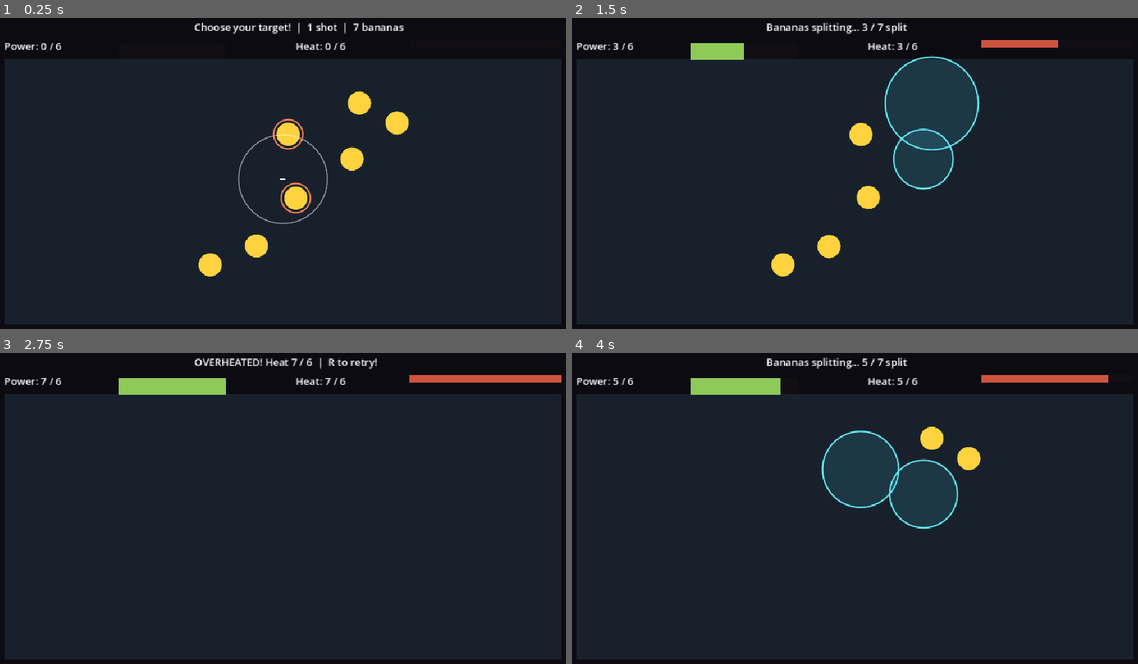
Above: before the commit, frames 1-4 (two rows, left to right).
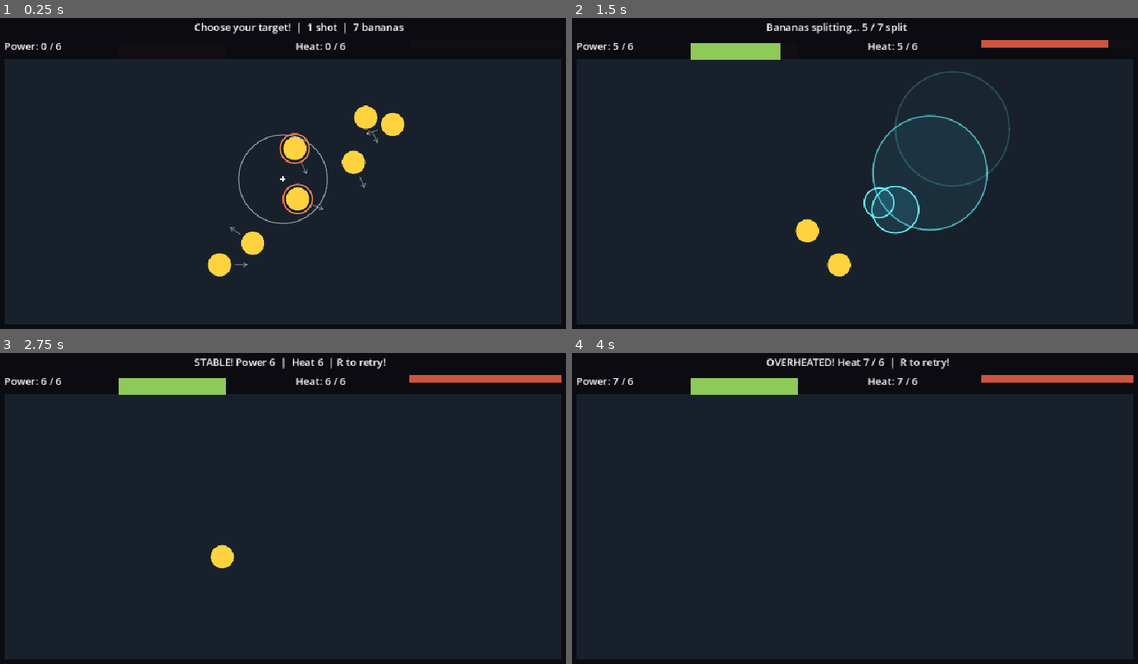
Above: after the commit, the same moments.

Repository: UnderstoodUseYourUsernameHere/banana-fission
Game: Godot game, scene res://scenes/main.tscn
Two runs of this game, one before a commit and one after it. Both use one fixed random seed, a clock stepped at 60 frames per second and the inputs below.
Inputs (mouse positions are in pixels of both pictures, inside the frame that each line leads up to):
- Up to frame 1 (0.25 s): no input
- Up to frame 2 (1.5 s): tap Enter at 0.5 s; move the mouse to (990, 161) at 0.52 s; press the mouse at (990, 161) at 0.53 s; hold Right 0.53-1.28 s; move the mouse to (730, 195) at 1.27 s; release the mouse at (730, 195) at 1.28 s; hold Down from 1.28 s (still down); tap Alt at 1.35 s
- Up to frame 3 (2.75 s): move the mouse to (345, 440) at 2.02 s; release Down at 2.03 s; hold Right from 2.03 s (still down); tap Shift at 2.1 s
- Up to frame 4 (4 s): tap R (restart) at 2.75 s; move the mouse to (826, 583) at 2.77 s; release Right at 2.78 s; hold Up 2.78-3.53 s; click (826, 583) at 2.85 s; move the mouse to (1036, 564) at 3.52 s; hold Left from 3.53 s (still down); tap Alt at 3.6 s

The runs differ from the first frame. In frame 1, 1.9% of the frame differs, in the area x 35-73%, y 23-84%; in frame 2, 5.4%; in frame 3, 0.9%; in frame 4, 6.2%, in the area x 7-100%, y 1-57%.

Commit message:
feat: show banana drift direction with arrows

Diff:
--- a/scripts/aim.gd
+++ b/scripts/aim.gd
@@ -18,7 +18,7 @@
 	ignition_radius = pulse_radius
 	active = true
 
-func _process(delta: float) -> void:
+func _process(_delta: float) -> void:
 	if active:
 		queue_redraw()
 
@@ -61,9 +61,17 @@
 		Color.WHITE
 	)
 
+	draw_line(
+		centre + Vector2(0.0, -5.0),
+		centre + Vector2(0.0, 5.0),
+		Color.WHITE
+	)
+
 	for banana in targets:
 		if not banana.alive:
 			continue
+
+		_draw_motion_guide(banana)
 
 		var reach: float = ignition_radius + banana.hit_radius
 
@@ -78,3 +86,18 @@
 				2.0,
 				true
 			)
+
+func _draw_motion_guide(banana: Banana) -> void:
+	var drift: Vector2 = banana.get_drift_velocity()
+
+	if drift.length_squared() < 0.001:
+		return
+
+	var direction: Vector2 = drift.normalized()
+	var start: Vector2 = to_local(banana.global_position) + direction * (banana.hit_radius + 7.0)
+	var tip: Vector2 = start + direction * 18.0
+	var guide_color := Color(1.0, 1.0, 1.0, 0.35)
+
+	draw_line(start, tip, guide_color, 1.5, true)
+	draw_line(tip, tip - direction.rotated(0.55) * 6.0, guide_color, 1.5, true)
+	draw_line(tip, tip - direction.rotated(-0.55) * 6.0, guide_color, 1.5, true)
--- a/scripts/banana.gd
+++ b/scripts/banana.gd
@@ -27,7 +27,7 @@
 	if Engine.is_editor_hint():
 		return
 
-	_velocity = Vector2.RIGHT.rotated(deg_to_rad(start_angle_degrees) * drift_speed)
+	_velocity = Vector2.RIGHT.rotated(deg_to_rad(start_angle_degrees)) * drift_speed
 
 func _draw() -> void:
 	if texture == null:
@@ -86,3 +86,6 @@
 		_velocity.y = -absf(_velocity.y)
 
 	global_position = next_position
+
+func get_drift_velocity() -> Vector2:
+	return _velocity
